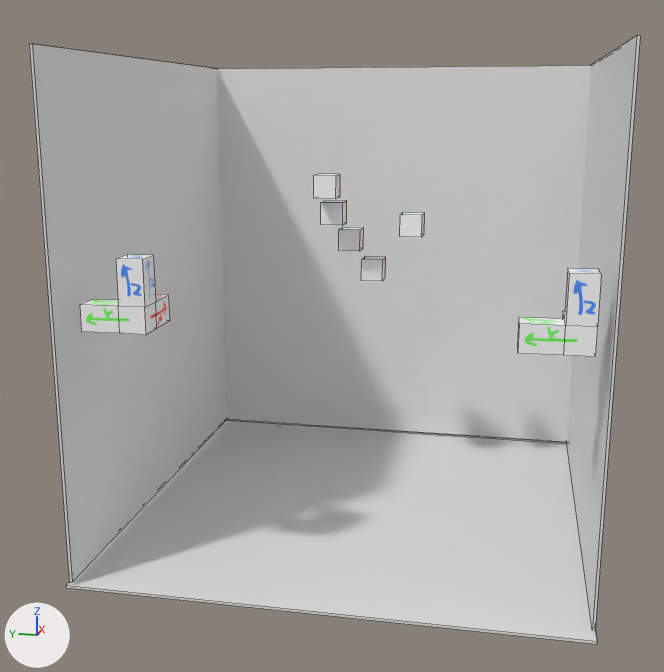
What one commit did to the Blender file JumpingMan/models/models.blend.
Before and after are seen from a 50 mm lens placed at (-79.4, -13.0, 14.6), pointed at (-1.2, 2.6, -5.0). Every picture has the same lights, and +X, +Y and +Z are marked at lower left. Mesh edges are drawn as thin lines.

In view in the first picture: 'BigL', 'BigL.001', 'Floor', 'Floor.001', 'Floor.002', 'Floor.003'.
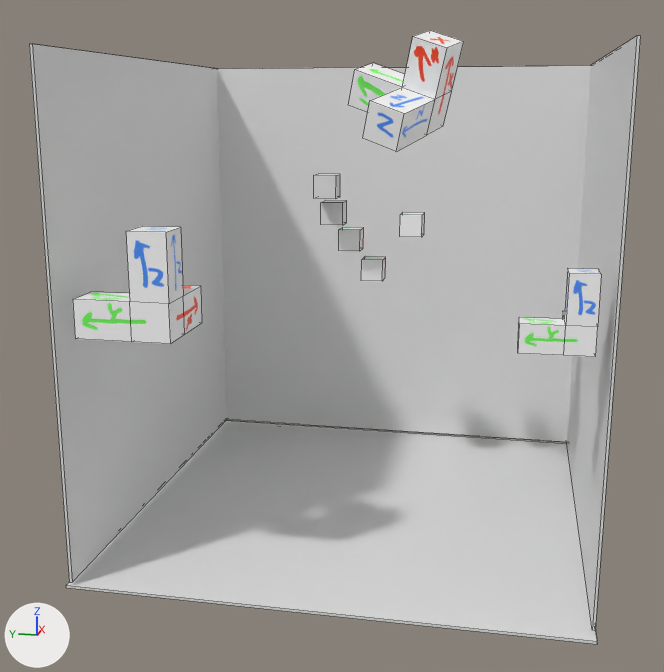
The change in detail:
Object 'BigL' (ob_bigl) is rescaled from (1.0, 1.0, 1.0) to (1.45, 1.45, 1.45).
Object 'BigL.002' (ob_bigl_002) is new; it shows a copy of the mesh of ob_bigl_001.
Its location is (-3.7, -1.0, 16.3).
Its rotation in degrees is (-56, 248, 36).
Its scale is (1.45, 1.45, 1.45).

Boxes (x1, y1, x2, y2) around the edits, measured in the pictures (664 x 672 px):
'BigL', rescaled (43% wider, 45% taller)
    before: (80, 254, 170, 335)
    after: (73, 226, 202, 344)
'BigL.002', added
    after: (349, 30, 464, 151)
